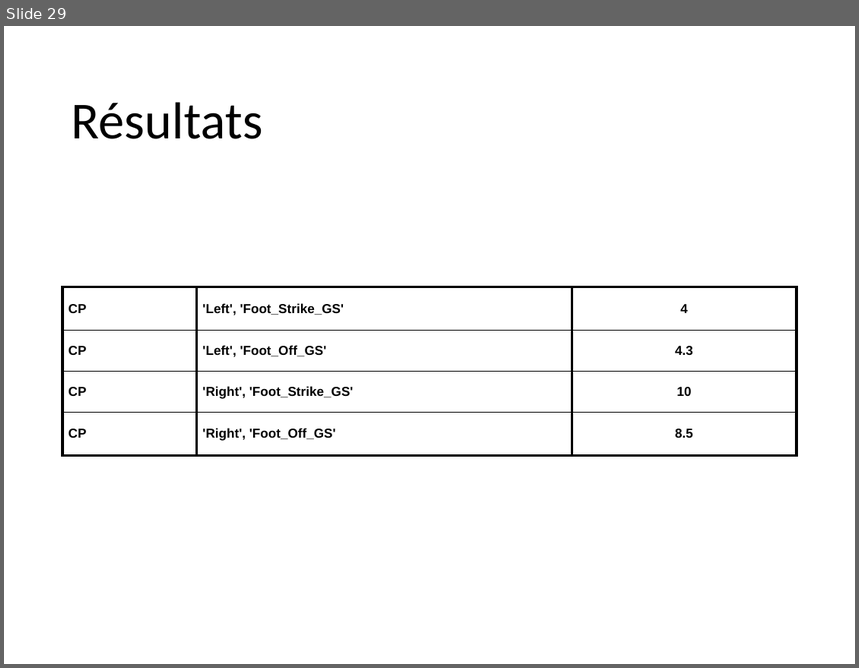
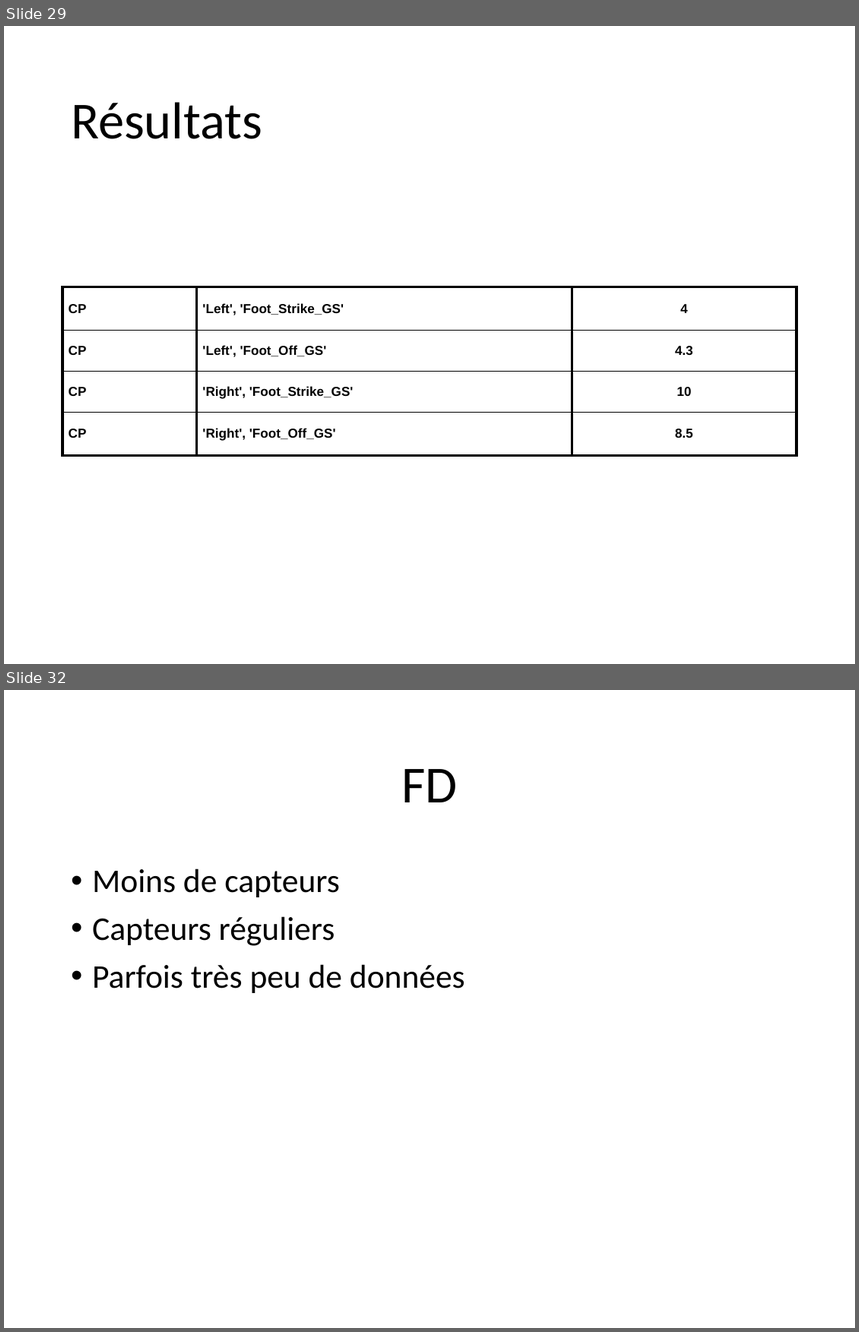
Before and after one commit to staufga0/DM_Project, a slide deck: Data Mining Presentation.pptm. Shown one above the other, each under a label of ours: slide 29 before the commit, slides 29 and 32 after it; the slides between them are not shown. The pictures are 859x668 and 859x1332 pixels, drawn with LibreOffice and Linux fonts; fonts in the diff are those of the drawing. Boxes give left, top, right and bottom in pixels: in the first picture for what was removed or moved away, otherwise in the second. Text is boxed around its words. In the diff, an @@ line names an element or a change of style, - is before the commit and + after.

```diff
--- a/Data Mining Presentation.pptm
+++ b/Data Mining Presentation.pptm
@@ slide 32 added at [4,690,855,1328], background #FFFFFF @@
@@ title added at [401,769,457,802], 44 pt, text #000000 @@
+FD
@@ text added at [92,869,465,993], 28 pt, text #000000 @@
+• Moins de capteurs
+• Capteurs réguliers
+• Parfois très peu de données
```
Also in this commit, not shown: 3 other slides added.
